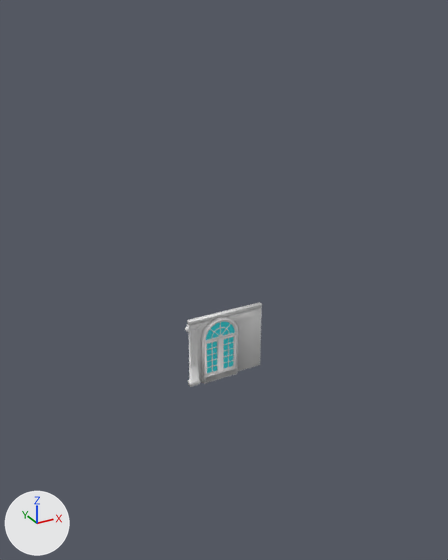
A saved change to the FBX model Assets/Objects/windowWall.fbx.
One viewpoint serves both versions: a 50 mm lens placed at (-57.0, -119.1, 86.2), pointed at (10.1, 3.0, 25.2). The lights are fixed; the arrows at lower left show +X, +Y and +Z. Where no turn or scale is listed for an object, it has been applied to the vertices.

In view in the first picture: 'windowWall'.
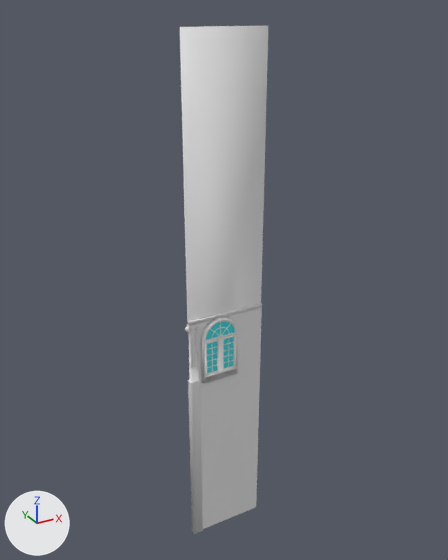
Commit message: Add height to walls

Where the change shows, as pixel boxes (x1, y1, x2, y2) in the pictures (448 x 560 px):
'windowWall', reshaped (14% wider, 492% taller)
    before: (185, 302, 262, 387)
    after: (180, 26, 268, 534)
part 1 of me_plane_002, built on
    before: (188, 364, 200, 387)
    after: (180, 26, 268, 368)
part 2 of me_plane_002, added
    after: (188, 365, 260, 534)

The edits, one by one:
Material 'Material' (mat_material) is new.
Its base color is (0.8, 0.8, 0.8) (white #e7e7e7).
me_plane_002 is used by ob_windowwall; location (0.0, 0.0, 0.0).
me_plane_002 had 1874 vertices, 2911 faces and spanned x -1.9..19.2, y -1.3..0.7, z 0.1..18.2.
me_plane_002 now has 1958 vertices, 3151 faces and spans x -1.9..19.2, y -1.3..0.7, z -48.4..82.7.
me_plane_002 part 1: 20 vertices moved within x -0.9..-0.2, y -0.4, z 5.4..15.7; 20 vertices removed from x -1.3..1.3, y -0.7..0.7, z 0.1; 76 vertices added at x -1.2..19.0, y -0.6..0.4, z 5.4..82.7.
me_plane_002 part 2: 28 vertices added at x -1.3..19.2, y -0.7..0.7, z -48.4.
me_plane_002 now uses material mat_material (white #e7e7e7).
